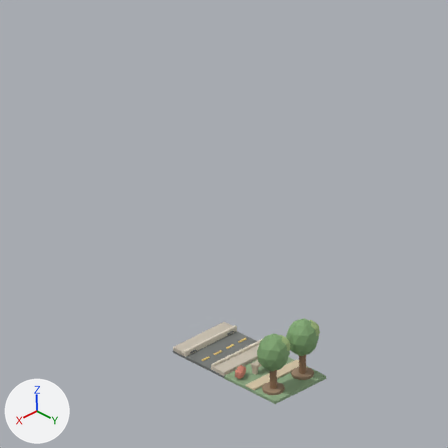
Two versions of the Blender file Native/CitySimNative/WorldArt/Blender/FourViewProduction/Environment/preview/environment_streetscape_preview.blend, one commit apart.
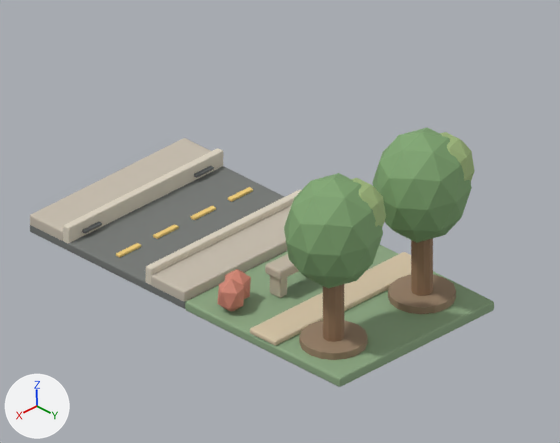
There are two pictures of each version: one from the file's camera 'camNE', one close up on the part from 36% to 78% of the width and 62% to 94% of the height. The axes (+X, +Y, +Z) are drawn at lower left. The lights are the same throughout. The older version's two pictures come first.

Names of what the first close-up shows: 'Bed_+0.58', 'Bed_-0.58', 'CrossPath', 'Curb_+0.78', 'Curb_-0.78', 'EastTree_CrownA', 'ParkGround', 'RoadSurface', 'Sidewalk_+0.78', 'Sidewalk_-0.78', 'WestTree_CrownA', 'WestTree_Trunk' and 13 more.
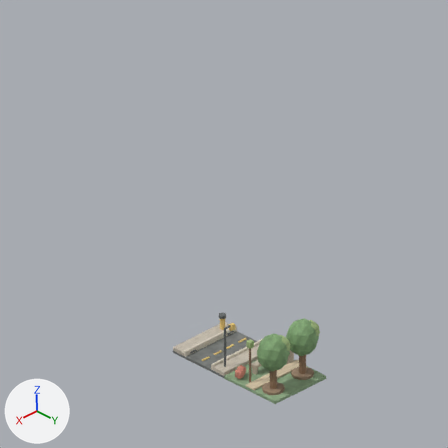
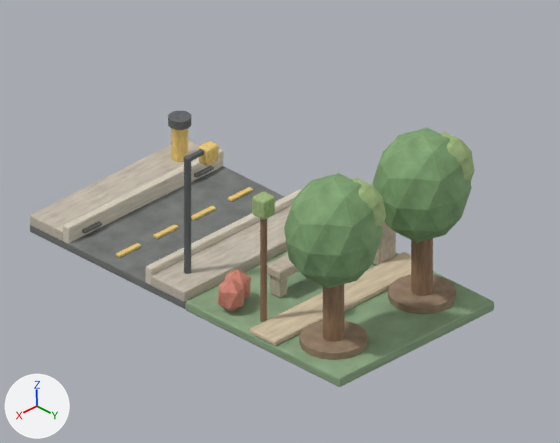
Location of each change, [x1, y1, x2, y2] in pixels of the close-ups (560 x 443 px):
'StreetlampPole', added: after [184, 155, 191, 274]
'ParkLampPole', added (brown): after [260, 219, 267, 322]
'LitterBin', added (brown): after [373, 222, 396, 265]
'ParkLantern', added (green): after [252, 192, 275, 220]
'Hydrant', added (orange): after [171, 128, 188, 162]
'HydrantCap', added: after [168, 111, 191, 130]
'StreetlampLantern', added: after [198, 141, 219, 166]
'StreetlampArm', added: after [185, 149, 204, 161]

The change, as a list of edits to the scene's bpy script:
```text
Add me_cube_021:
    me_cube_021.from_pydata(...)  # 56 vertices, 54 faces; spans x -0.12..0.12, y -0.12..0.12, z -0.25..0.25
    me_cube_021.materials.append(mat_seatstone)
Add me_cube_020:
    me_cube_020.from_pydata(...)  # 56 vertices, 54 faces; spans x -0.08..0.08, y -0.08..0.08, z -0.1..0.1
    me_cube_020.materials.append(mat_leafsunlit)
Add me_cylinder_007:
    me_cylinder_007.from_pydata(...)  # a 12-sided cylinder along z spanning x -0.032..0.032, y -0.032..0.032, z -0.59..0.59
    me_cylinder_007.materials.append(mat_barkwalnut)
Add me_cylinder_002_1:
    me_cylinder_002_1.from_pydata(...)  # a 12-sided cylinder along z spanning x -0.11..0.11, y -0.11..0.11, z -0.04..0.04
    me_cylinder_002_1.materials.append(mat_drainiron)
Add me_cylinder_001_1:
    me_cylinder_001_1.from_pydata(...)  # a 12-sided cylinder along z spanning x -0.08..0.08, y -0.08..0.08, z -0.21..0.21
    me_cylinder_001_1.materials.append(mat_centerochre)
Add me_cube_014_1:
    me_cube_014_1.from_pydata(...)  # 56 vertices, 54 faces; spans x -0.08..0.08, y -0.065..0.065, z -0.09..0.09
    me_cube_014_1.materials.append(mat_centerochre)
Add me_cube_013_1:
    me_cube_013_1.from_pydata(...)  # 56 vertices, 54 faces; spans x -0.14..0.14, y -0.022..0.022, z -0.022..0.022
    me_cube_013_1.materials.append(mat_drainiron)
Add me_cylinder_1:
    me_cylinder_1.from_pydata(...)  # 24 vertices, 14 faces; spans x -0.035..0.035, y -0.035..0.035, z -0.64..0.64
    me_cylinder_1.materials.append(mat_drainiron)
Add ob_litterbin:
    ob_litterbin = bpy.data.objects.new('LitterBin', me_cube_021)
    ob_litterbin.parent = ob_assetroot
    ob_litterbin.location = (-0.78, 1.72, 0.26)
Add ob_parklantern:
    ob_parklantern = bpy.data.objects.new('ParkLantern', me_cube_020)
    ob_parklantern.parent = ob_assetroot
    ob_parklantern.location = (0.78, 1.8, 1.24)
Add ob_parklamppole:
    ob_parklamppole = bpy.data.objects.new('ParkLampPole', me_cylinder_007)
    ob_parklamppole.parent = ob_assetroot
    ob_parklamppole.location = (0.78, 1.8, 0.62)
Add ob_hydrantcap:
    ob_hydrantcap = bpy.data.objects.new('HydrantCap', me_cylinder_002_1)
    ob_hydrantcap.parent = ob_assetroot
    ob_hydrantcap.location = (-0.7, -0.76, 0.49)
Add ob_hydrant:
    ob_hydrant = bpy.data.objects.new('Hydrant', me_cylinder_001_1)
    ob_hydrant.parent = ob_assetroot
    ob_hydrant.location = (-0.7, -0.76, 0.26)
Add ob_streetlamplantern:
    ob_streetlamplantern = bpy.data.objects.new('StreetlampLantern', me_cube_014_1)
    ob_streetlamplantern.parent = ob_assetroot
    ob_streetlamplantern.location = (0.45, 0.76, 1.23)
Add ob_streetlamparm:
    ob_streetlamparm = bpy.data.objects.new('StreetlampArm', me_cube_013_1)
    ob_streetlamparm.parent = ob_assetroot
    ob_streetlamparm.location = (0.6, 0.76, 1.28)
Add ob_streetlamppole:
    ob_streetlamppole = bpy.data.objects.new('StreetlampPole', me_cylinder_1)
    ob_streetlamppole.parent = ob_assetroot
    ob_streetlamppole.location = (0.72, 0.76, 0.66)
```
